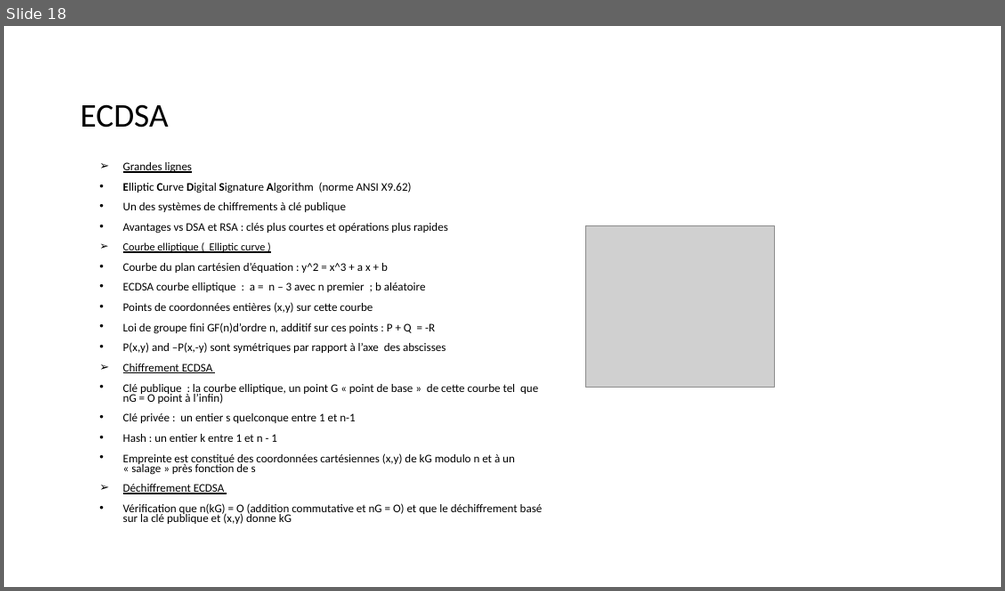
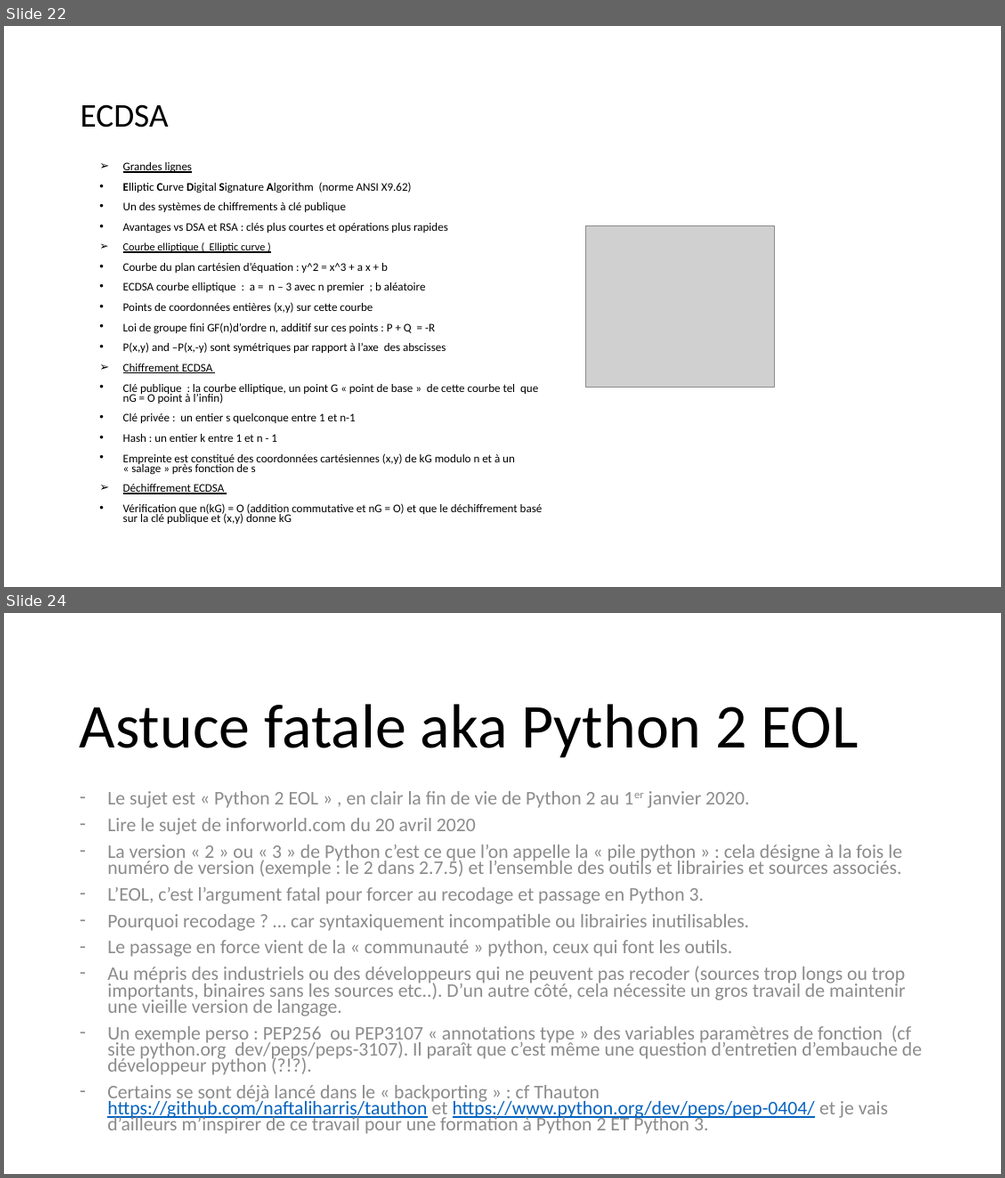
Before and after one commit to dominiquelaurain/fastecdsa, a slide deck: docs/Autoformation_Git.pptx. Shown one above the other, each under a label of ours: slide 18 before the commit, slides 22 and 24 after it; the slides between them are not shown. The pictures are 1005x591 and 1005x1178 pixels, drawn with LibreOffice and Linux fonts; fonts in the diff are those of the drawing; grey boxes stand for pictures. Boxes give left, top, right and bottom in pixels: in the first picture for what was removed or moved away, otherwise in the second. Text is boxed around its words. In the diff, an @@ line names an element or a change of style, - is before the commit and + after.

```diff
--- a/docs/Autoformation_Git.pptx
+++ b/docs/Autoformation_Git.pptx
@@ slide 24 added at bbox=[4, 613, 1001, 1174], background #FFFFFF @@
@@ title added at bbox=[80, 704, 858, 758], 60 pt, text #000000 @@
+Astuce fatale aka Python 2 EOL
@@ text added at bbox=[107, 791, 922, 1134], 18.6 pt, text #8C8C8C @@
+– Le sujet est « Python 2 EOL » , en clair la fin de vie de Python 2 au 1er janvier 2020.
+– Lire le sujet de inforworld.com du 20 avril 2020
+– La version « 2 » ou « 3 » de Python c’est ce que l’on appelle la « pile python » : cela désigne à la fois le numéro de version (exemple : le 2 dans 2.7.5) et l’ensemble des outils et librairies et sources associés.
+– L’EOL, c’est l’argument fatal pour forcer au recodage et passage en Python 3.
+– Pourquoi recodage ? … car syntaxiquement incompatible ou librairies inutilisables.
+– Le passage en force vient de la « communauté » python, ceux qui font les outils.
+– Au mépris des industriels ou des développeurs qui ne peuvent pas recoder (sources trop longs ou trop importants, binaires sans les sources etc..). D’un autre côté, cela nécessite un gros travail de maintenir une vieille version de langage.
+– Un exemple perso : PEP256 ou PEP3107 « annotations type » des variables paramètres de fonction (cf site python.org dev/peps/peps-3107). Il paraît que c’est même une question d’entretien d’embauche de développeur python (?!?).
+– Certains se sont déjà lancé dans le « backporting » : cf Thauton https://github.com/naftaliharris/tauthon et https://www.python.org/dev/peps/pep-0404/ et je vais d’ailleurs m’inspirer de ce travail pour une formation à Python 2 ET Python 3.
@@ what was slide 18 is now slide 22 @@
```
Also in this commit, not shown: 1 slide changed, 6 other slides added.
